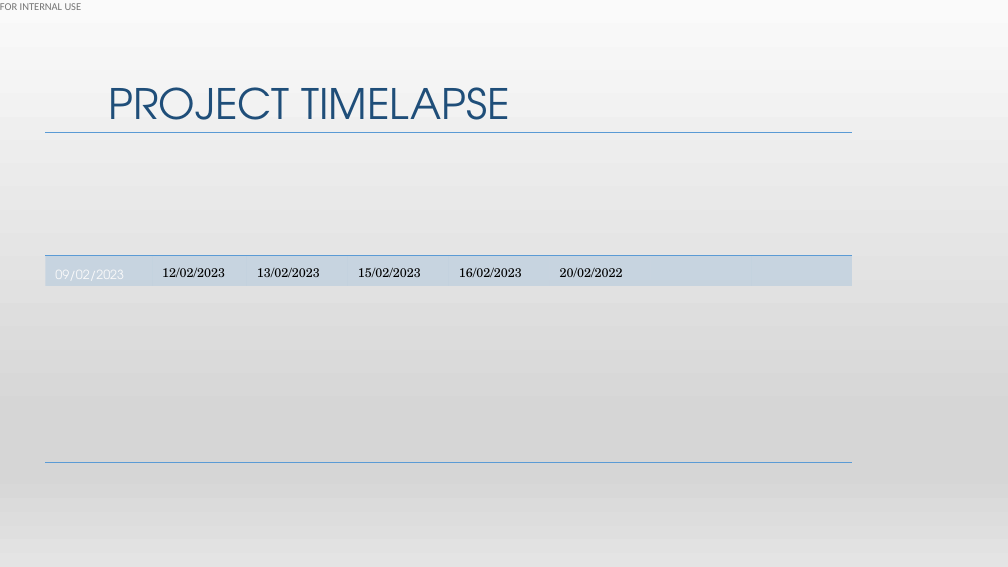
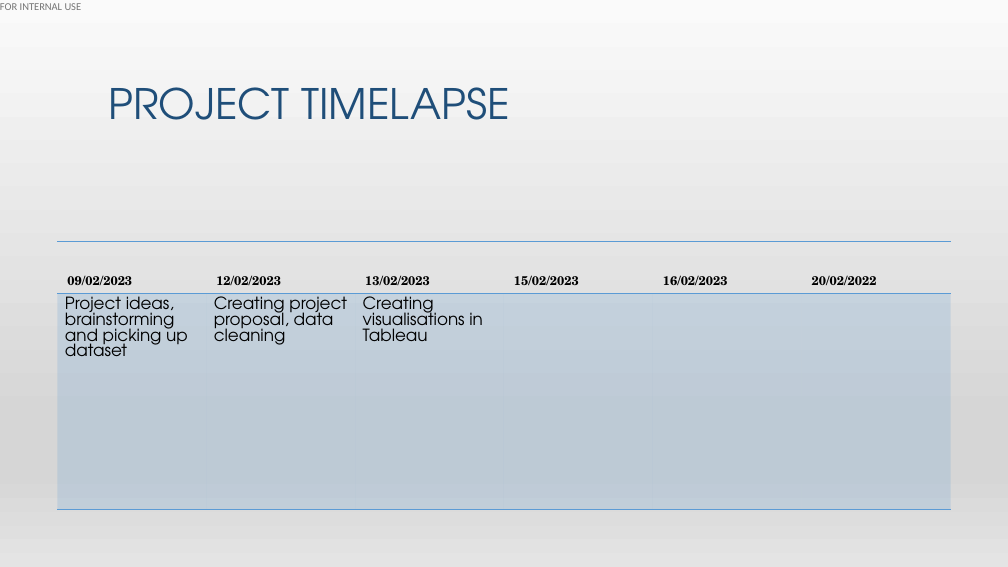
Before and after one commit to hibaa-a/MachineLearning_GlassdoorReviews, a slide deck: slide 12 of glassdoor_presentation.pptx. Drawn at 1008x567 pixels with LibreOffice and Linux fonts; fonts in the diff are those of the drawing. Boxes give left, top, right and bottom in pixels: in the first picture for what was removed or moved away, otherwise in the second. Text is boxed around its words. In the diff, an @@ line names an element or a change of style, - is before the commit and + after.

Commit message:
pushing tableau + presentation

```diff
--- a/glassdoor_presentation.pptx
+++ b/glassdoor_presentation.pptx
@@ table at [57,242,951,510] @@
- |  |  |  |  |  |  | 
-09/02/2023 | 12/02/2023 | 13/02/2023 | 15/02/2023 | 16/02/2023 | 20/02/2022 |  | 
- |  |  |  |  |  |  | 
+09/02/2023 | 12/02/2023 | 13/02/2023 | 15/02/2023 | 16/02/2023 | 20/02/2022
+Project ideas, brainstorming and picking up dataset | Creating project proposal, data cleaning | Creating visualisations in Tableau |  |  | 
@@ table: place and size @@
-table at [45,132,850,462]
+table at [57,242,951,510]
```
Also in this commit, not shown: 2 other slides changed, 1 slide added, 1 slide removed, 1 other file.
